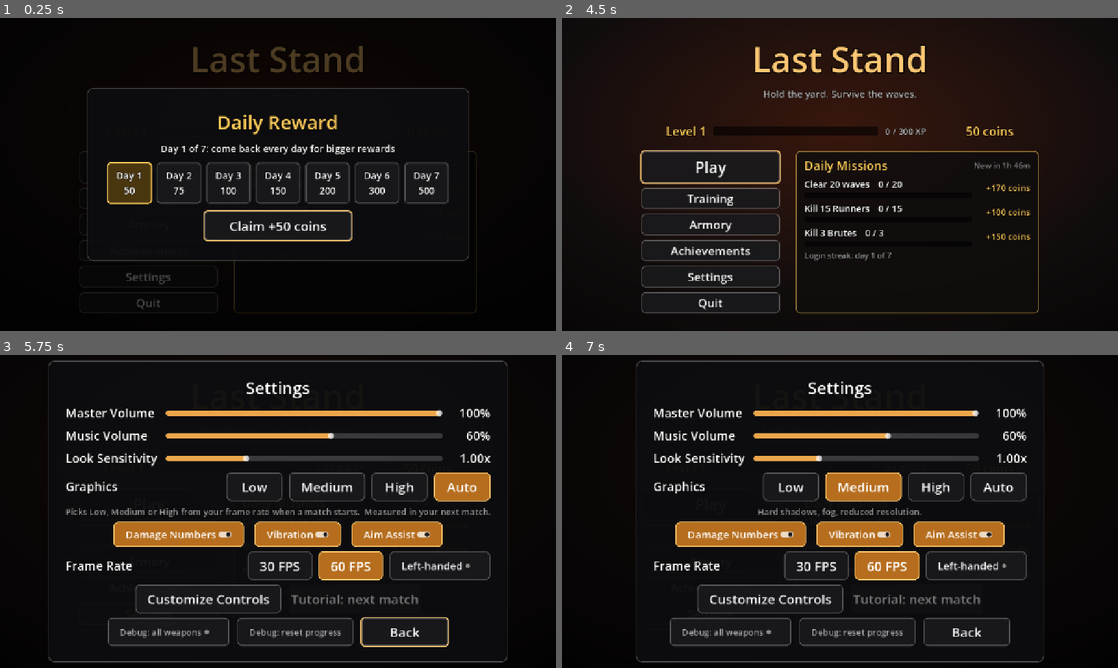
Above: before the commit, frames 1-4 (two rows, left to right).
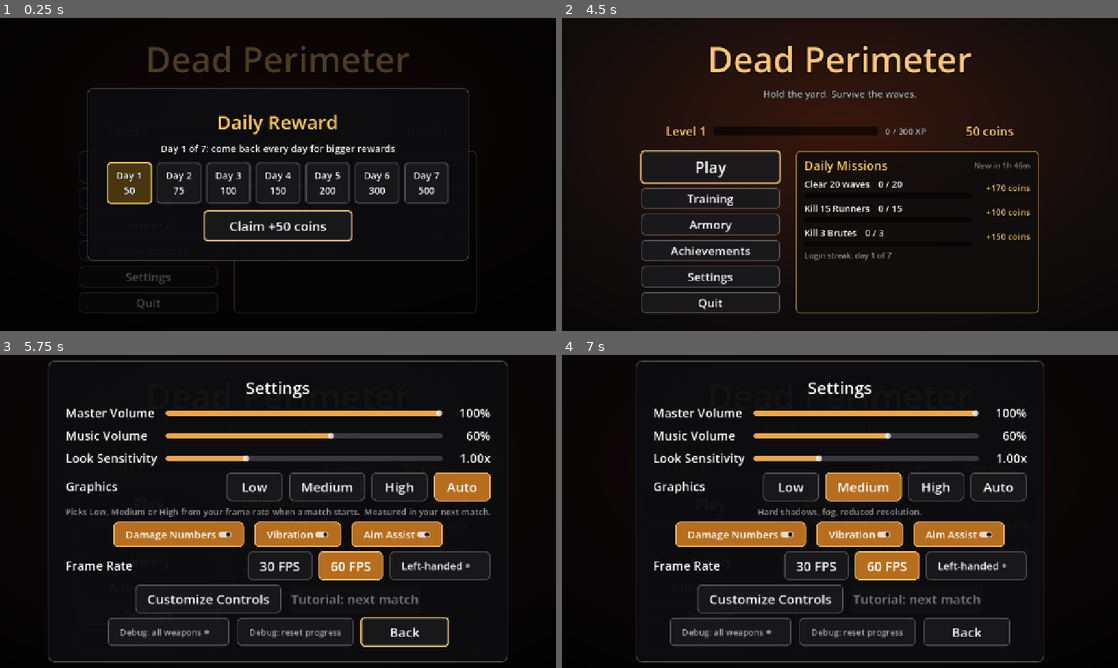
Above: after the commit, the same moments.

Repository: SheriefSobhy/MyFirstGame
Game: Godot game, scene res://ui/main_menu.tscn
Same seed, same stepped clock (60 frames per second), same inputs: the game is played once before the commit and once after it. Sound files missing from this copy of the repository are replaced by a short silence.
Inputs:
- Up to frame 1 (0.25 s): no input
- Up to frame 2 (4.5 s): click "Play" at 0.5 s; click "Play" at 1.25 s; click "Training" at 2 s; click "Armory" at 2.75 s; click "Achievements" at 3.5 s; click "Claim +50 coins" at 4.25 s
- Up to frame 3 (5.75 s): click "Settings" at 5 s
- Up to frame 4 (7 s): click "Low" at 5.75 s; click "Medium" at 6.5 s

The runs differ from the first frame. In frame 1, 1.7% of the frame differs, in the area x 26-74%, y 8-18%; in frame 2, 2.2%; in frame 3, less than 0.1%; in frame 4, less than 0.1%.

Commit message:
Rename game to Dead Perimeter; new icons, adaptive layers, .ico, splash; migrate old Windows saves
Co-Authored-By: Claude Sonnet 5.5 <noreply@anthropic.com>

Diff:
--- a/project.godot
+++ b/project.godot
@@ -10,10 +10,13 @@
 
 [application]
 
-config/name="Last Stand"
+config/name="Dead Perimeter"
 run/main_scene="res://ui/main_menu.tscn"
 config/features=PackedStringArray("4.7", "GL Compatibility")
-config/icon="res://icon.svg"
+config/icon="res://art/icons/icon_512.png"
+boot_splash/bg_color=Color(0, 0, 0, 1)
+boot_splash/image="res://art/splash.png"
+boot_splash/fullsize=true
 
 [audio]
 
--- a/settings.gd
+++ b/settings.gd
@@ -67,9 +67,33 @@
 	# Tests (tool scripts) skip the tutorial unless they ask for it.
 	if _under_test():
 		tutorial_done = true
+	else:
+		_migrate_old_saves()
 	_load()
 	_apply_audio()
 	_apply_fps_cap()
+
+
+## The game was renamed (Last Stand -> Ashline -> Dead Perimeter) and Windows
+## keeps saves in a folder named after the project. If this folder has no
+## saves, copy them once from the old folder.
+func _migrate_old_saves() -> void:
+	if not OS.has_feature("windows"):
+		return
+	var files := ["settings.cfg", "save.cfg", "progress.cfg"]
+	for f in files:
+		if FileAccess.file_exists("user://" + f):
+			return
+	var base := ProjectSettings.globalize_path("user://").trim_suffix("/").get_base_dir()
+	for old in ["Last Stand", "Ashline"]:
+		var found := false
+		for f in files:
+			var src: String = base.path_join(old).path_join(f)
+			if FileAccess.file_exists(src):
+				if DirAccess.copy_absolute(src, ProjectSettings.globalize_path("user://" + f)) == OK:
+					found = true
+		if found:
+			return
 
 
 func _under_test() -> bool:
--- a/tools/test_game_loop.gd
+++ b/tools/test_game_loop.gd
@@ -38,7 +38,7 @@
 	change_scene_to_file(MENU)
 	await frames(5)
 	var menu := current_scene
-	check(menu.title_label.text == "Last Stand", "menu shows the game title (got '%s')" % menu.title_label.text)
+	check(menu.title_label.text == "Dead Perimeter", "menu shows the game title (got '%s')" % menu.title_label.text)
 	check(menu.play_button.visible and menu.settings_button.visible and menu.quit_button.visible,
 			"menu has Play, Settings and Quit")
 	check(music.current_track() == music.MENU_TRACK, "menu music plays")
--- a/ui/main_menu.gd
+++ b/ui/main_menu.gd
@@ -46,7 +46,7 @@
 func _ready() -> void:
 	get_tree().paused = false
 	Input.mouse_mode = Input.MOUSE_MODE_VISIBLE
-	title_label.text = ProjectSettings.get_setting("application/config/name", "Last Stand")
+	title_label.text = ProjectSettings.get_setting("application/config/name", "Dead Perimeter")
 	# A web page can't close itself, so there's no Quit button in the browser.
 	quit_button.visible = not OS.has_feature("web")
 
--- a/ui/main_menu.tscn
+++ b/ui/main_menu.tscn
@@ -89,7 +89,7 @@
 theme_override_colors/font_color = Color(1, 0.78, 0.45, 1)
 theme_override_constants/outline_size = 10
 theme_override_font_sizes/font_size = 80
-text = "Last Stand"
+text = "Dead Perimeter"
 horizontal_alignment = 1
 
 [node name="Subtitle" type="Label" parent="Box"]
Binary file added: art/icon_options/icon_A.png
Not shown, added: art/icon_options/icon_A.png.import
Binary file added: art/icon_options/icon_B.png
Not shown, added: art/icon_options/icon_B.png.import
Binary file added: art/icon_options/icon_C.png
Not shown, added: art/icon_options/icon_C.png.import
Binary file added: art/icons/adaptive_bg.png
Not shown, added: art/icons/adaptive_bg.png.import
Binary file added: art/icons/adaptive_fg.png
Not shown, added: art/icons/adaptive_fg.png.import
Binary file added: art/icons/adaptive_mono.png
Not shown, added: art/icons/adaptive_mono.png.import
(and 28 more such lines)
